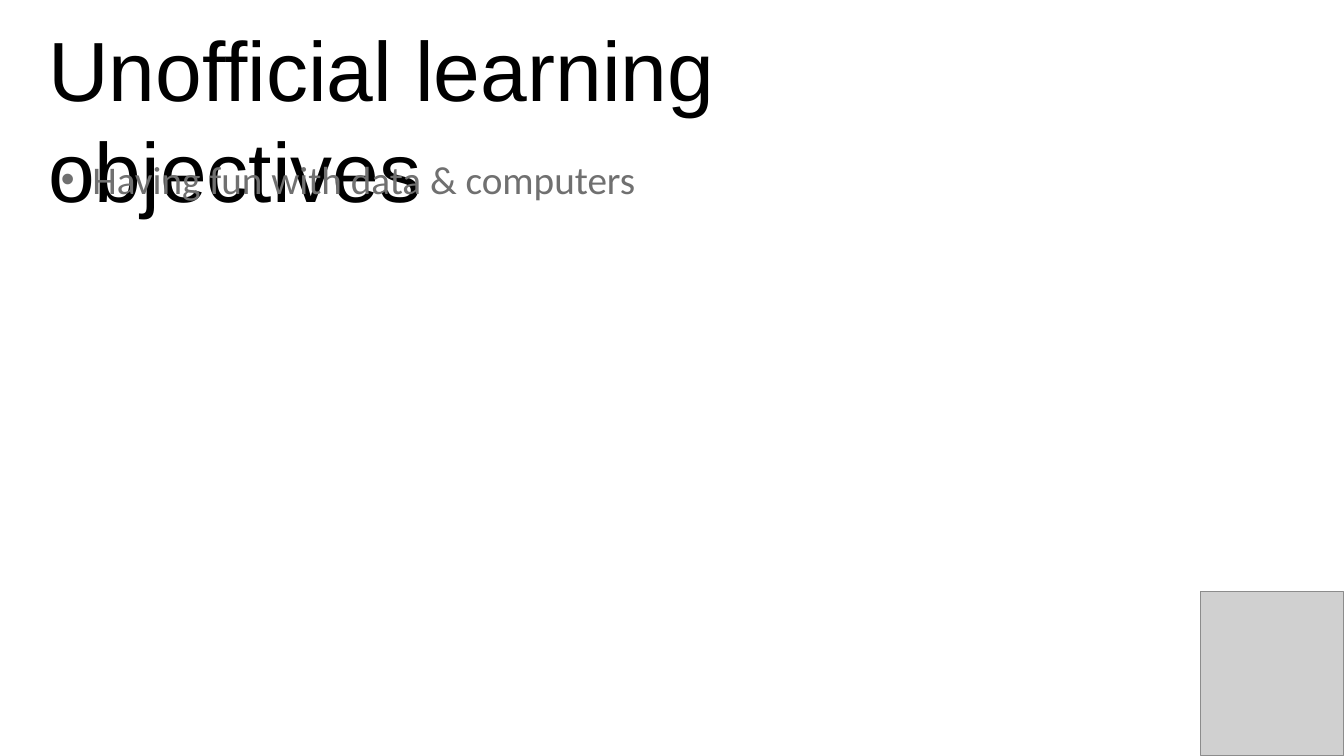
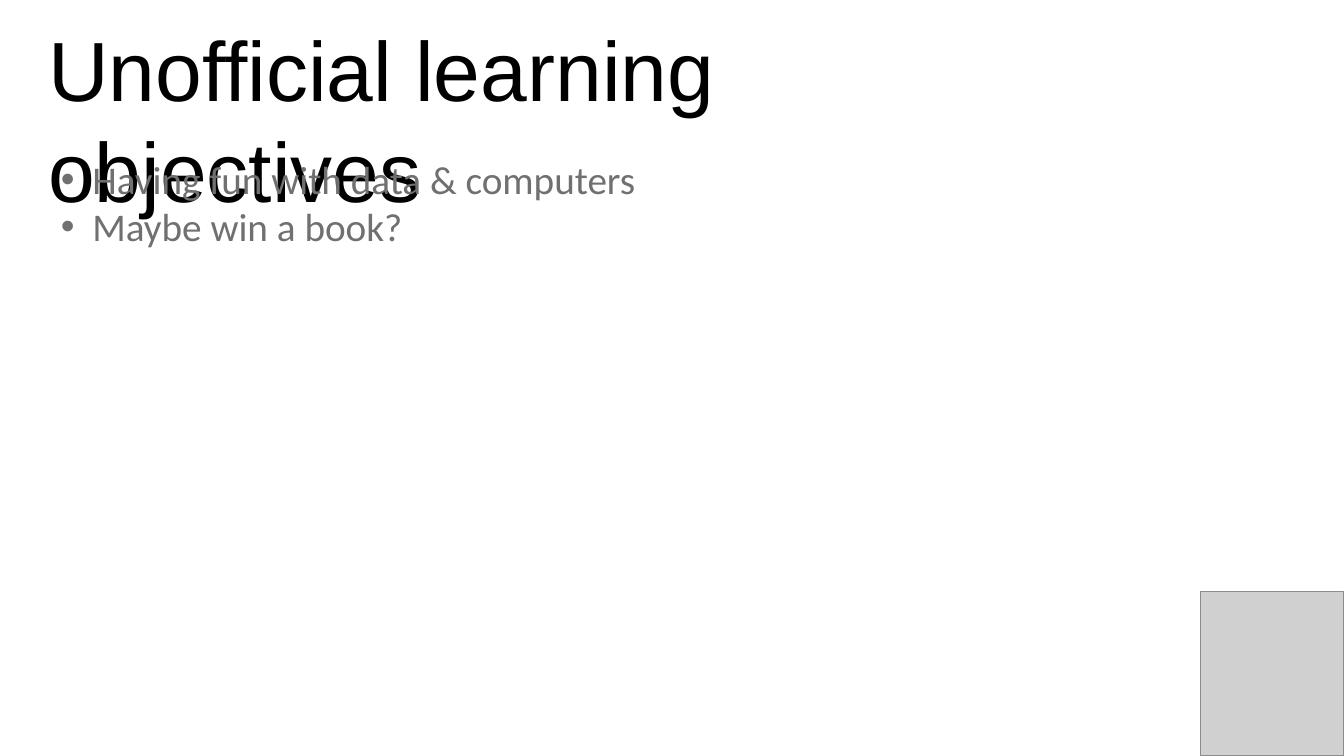
Before and after one commit to stringfestdata/lagos-meetup, a slide deck: slide 4 of advancing-into-analytics-lagos.pptx. Drawn at 1344x756 pixels with LibreOffice and Linux fonts; fonts in the diff are those of the drawing; grey boxes stand for pictures. Boxes give left, top, right and bottom in pixels: in the first picture for what was removed or moved away, otherwise in the second. Text is boxed around its words. In the diff, an @@ line names an element or a change of style, - is before the commit and + after.

```diff
--- a/advancing-into-analytics-lagos.pptx
+++ b/advancing-into-analytics-lagos.pptx
@@ text at (92,208,403,248): paragraph added @@
+• Maybe win a book?
```
Also in this commit, not shown: 2 other slides changed.
